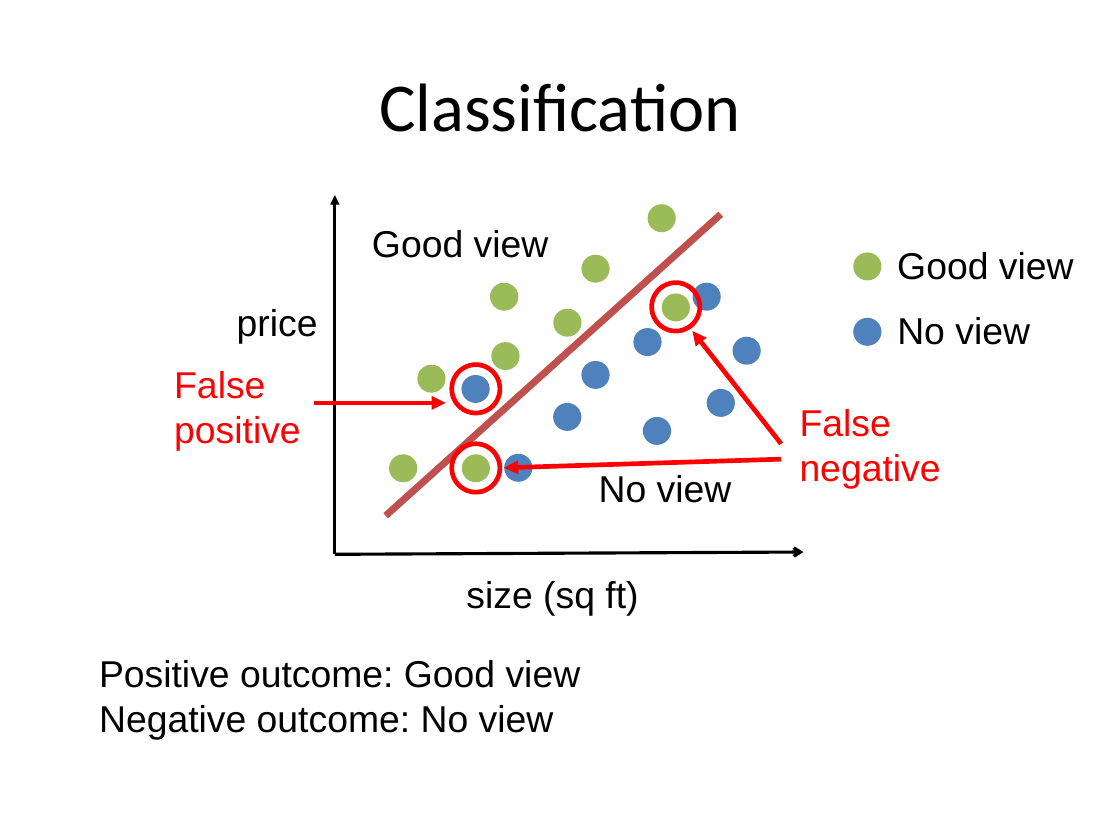
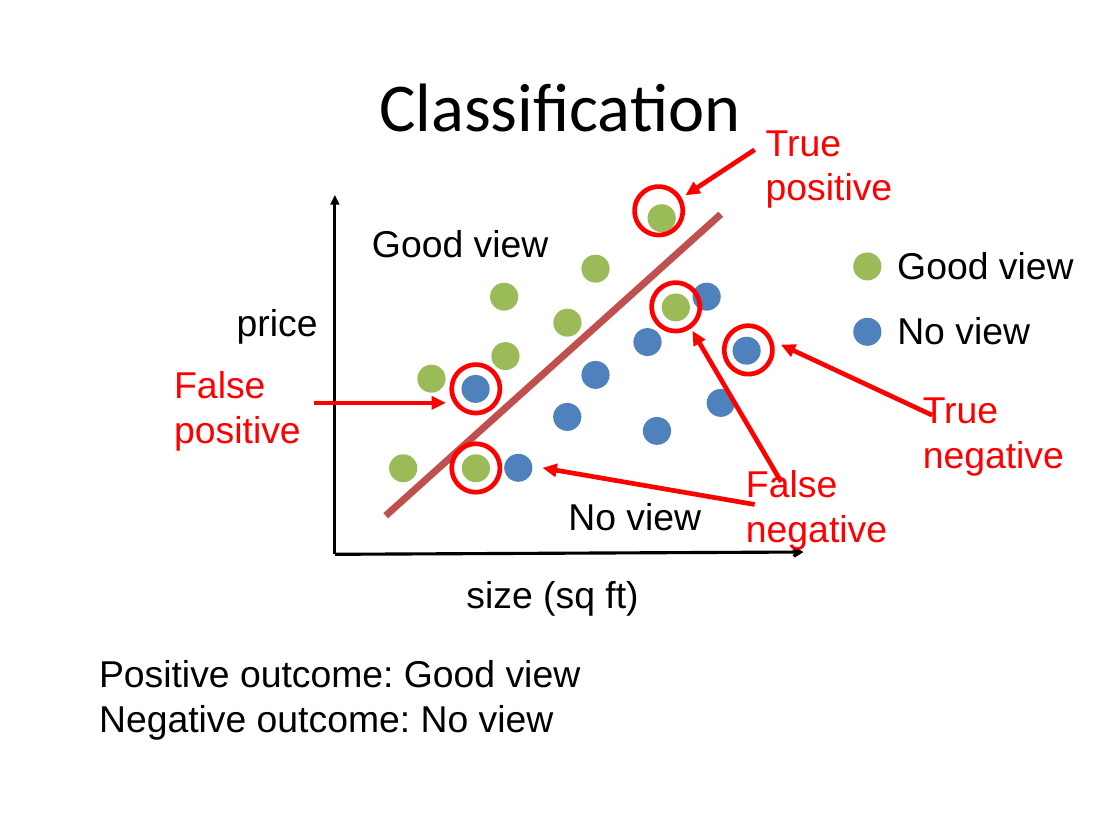
Before and after one commit to aloksharma1993/techfest-ml-tutorial, a slide deck: slide 13 of Techfest_ML.pptx. Drawn at 1120x840 pixels with LibreOffice and Linux fonts; fonts in the diff are those of the drawing. Boxes give left, top, right and bottom in pixels: in the first picture for what was removed or moved away, otherwise in the second. Text is boxed around its words. In the diff, an @@ line names an element or a change of style, - is before the commit and + after.

```diff
--- a/Techfest_ML.pptx
+++ b/Techfest_ML.pptx
@@ text added at (x1=766, y1=130, x2=893, y2=208), 24 pt, text #FF0000 @@
+True positive
@@ arrow added from (755, 150) to (685, 195), #FF0000 3 pt @@
@@ ellipse added at (x1=635, y1=187, x2=683, y2=235), outline #FF0000 3 pt @@
@@ ellipse added at (x1=725, y1=326, x2=773, y2=374), outline #FF0000 3 pt @@
@@ arrow moved from (781, 444) - (692, 332) to (781, 482) - (692, 332) @@
@@ arrow added from (932, 416) to (781, 345), #FF0000 3 pt @@
@@ text added at (x1=923, y1=397, x2=1064, y2=475), 24 pt, text #FF0000 @@
+True negative
@@ arrow moved from (781, 459) - (504, 468) to (755, 504) - (543, 468) @@
@@ text "False negative" moved from (x1=800, y1=409, x2=941, y2=489) to (x1=746, y1=467, x2=887, y2=549) @@
@@ text "No view" moved from (x1=599, y1=475, x2=732, y2=503) to (x1=568, y1=503, x2=701, y2=531) @@
```
Also in this commit, not shown: 11 other slides changed, 3 slides added.
